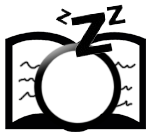
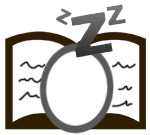
Before/after of a 150 x 135 layered artwork. What changed in the layer stack:
painted on "Ebene 6" over (x1=33, y1=42, x2=122, y2=134)
